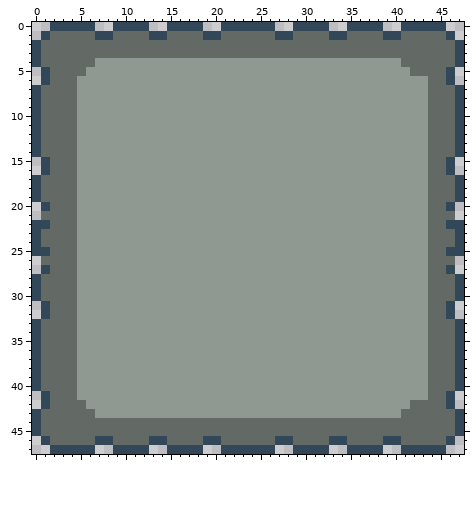
Pixel-art file -- Assets/Sprites/Player/StoneTileSet.aseprite. The first picture shows the starting point.
48x48 pixels, 1 frame.
Now the later version:
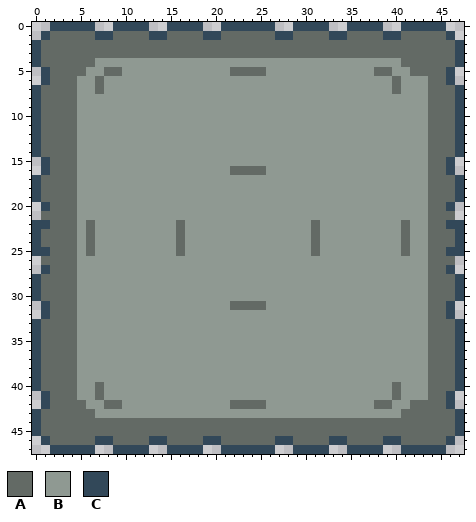
Palette (. is transparent): A #636a65  B #8f9992  C #324859
Author's note on the commit: Adding More Tiles and tile sets
The edit:
Changed rows in their new state; - is an unchanged pixel.
first column x 7:
 5 -AA------------AAAA------------AA-
 6 A--------------------------------A
 7 A--------------------------------A
first column x 22:
16 AAAA
first column x 6:
22 A---------A--------------A---------A
23 A---------A--------------A---------A
24 A---------A--------------A---------A
25 A---------A--------------A---------A
first column x 22:
31 AAAA
first column x 7:
40 A--------------------------------A
41 A--------------------------------A
42 -AA------------AAAA------------AA-
